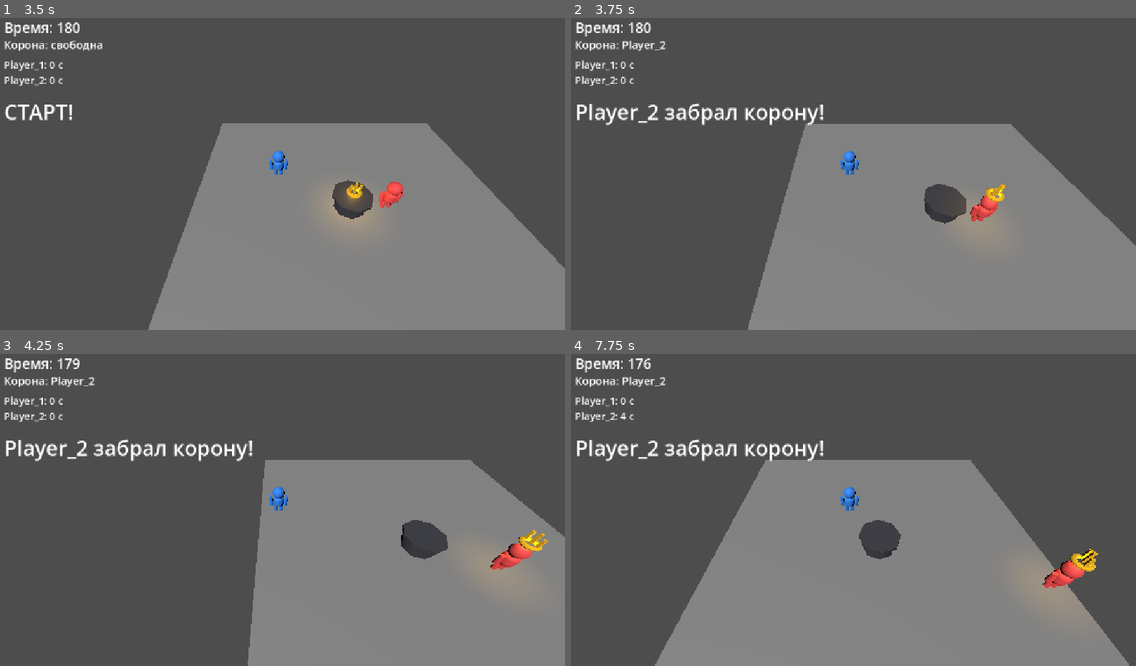
Above: before the commit, frames 1-4 (two rows, left to right).
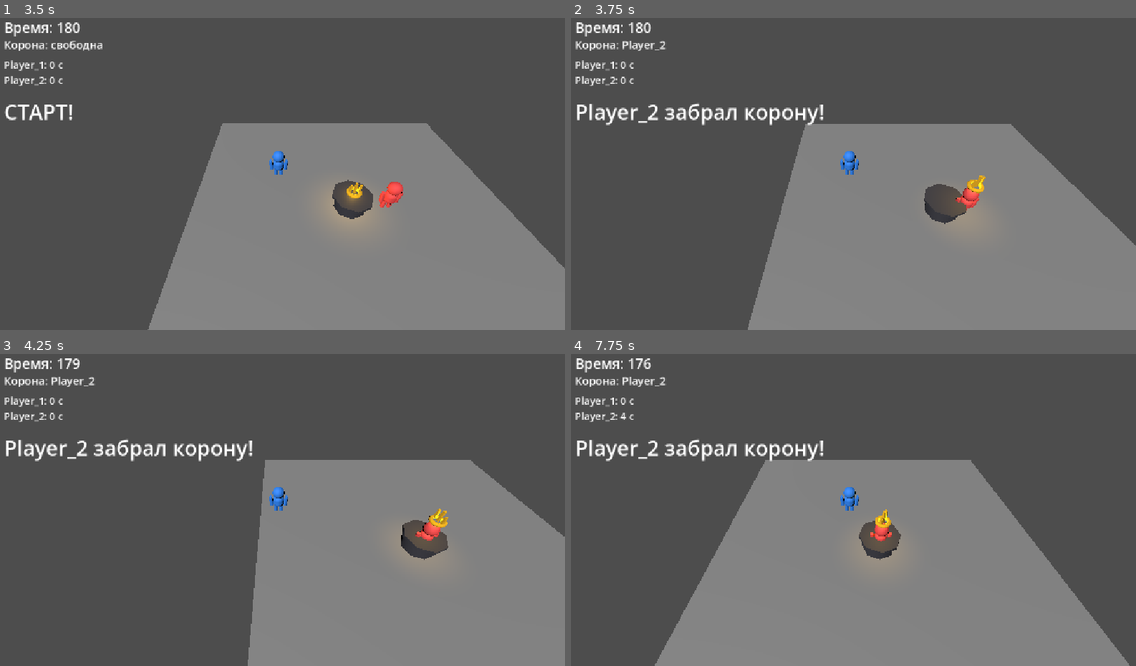
Above: after the commit, the same moments.

Repository: denisyltanovmagamed-netizen/PROJECT-01-CROWN
Game: Godot game, scene res://scenes/main/main.tscn
The game is run twice, just before and just after one commit, with the same random seed, the same clock (stepped at 60 frames per second) and the same inputs.
Inputs (mouse positions are in pixels of both pictures, inside the frame that each line leads up to):
- Up to frame 1 (3.5 s): tap Enter at 0.5, 2 s; move the mouse to (406, 152) at 0.52 s; hold Right (ui_right) 0.53-1.28 s; click (406, 152) at 0.67 s; tap Space at 1.25, 2.75 s; move the mouse to (163, 186) at 1.27 s; hold Down (ui_down) 1.28-2.03 s; move the mouse to (333, 99) at 2.02 s; hold Right (ui_right) 2.03-2.78 s; move the mouse to (248, 233) at 2.77 s; hold Up (ui_up) from 2.78 s (still down); click (248, 233) at 2.92 s
- Up to frame 2 (3.75 s): move the mouse to (1023, 217) at 3.52 s; release Up (ui_up) at 3.53 s; hold Left (ui_left) from 3.53 s (still down)
- Up to frame 3 (4.25 s): keep holding Left (ui_left)
- Up to frame 4 (7.75 s): move the mouse to (678, 456) at 4.27 s; move the mouse to (876, 503) at 5.02 s; release Left (ui_left) at 5.03 s; hold Down (ui_down) 5.03-5.78 s; click (876, 503) at 5.17 s; move the mouse to (763, 425) at 5.77 s; hold Right (ui_right) 5.78-6.53 s; move the mouse to (977, 488) at 6.52 s; hold Up (ui_up) 6.53-7.28 s; move the mouse to (734, 522) at 7.27 s; hold Right (ui_right) from 7.28 s (still down); click (734, 522) at 7.42 s

Frame 1 is identical in both runs. In frame 2, 0.6% of the frame differs, in the area x 68-78%, y 50-66%; in frame 3, 1.3%; in frame 4, 1.3%, in the area x 50-94%, y 45-80%.

Commit message:
Keep AI crown holder closer to arena center

Diff:
--- a/scripts/player/player.gd
+++ b/scripts/player/player.gd
@@ -70,7 +70,7 @@
         else:
             center_direction = Vector3.ZERO
 
-        var escape_direction := (-direction * 0.72 + center_direction * 0.65).normalized()
+        var escape_direction := (-direction * 0.35 + center_direction * 1.0).normalized()
         velocity.x = escape_direction.x * move_speed * 0.72
         velocity.z = escape_direction.z * move_speed * 0.72
     else:
